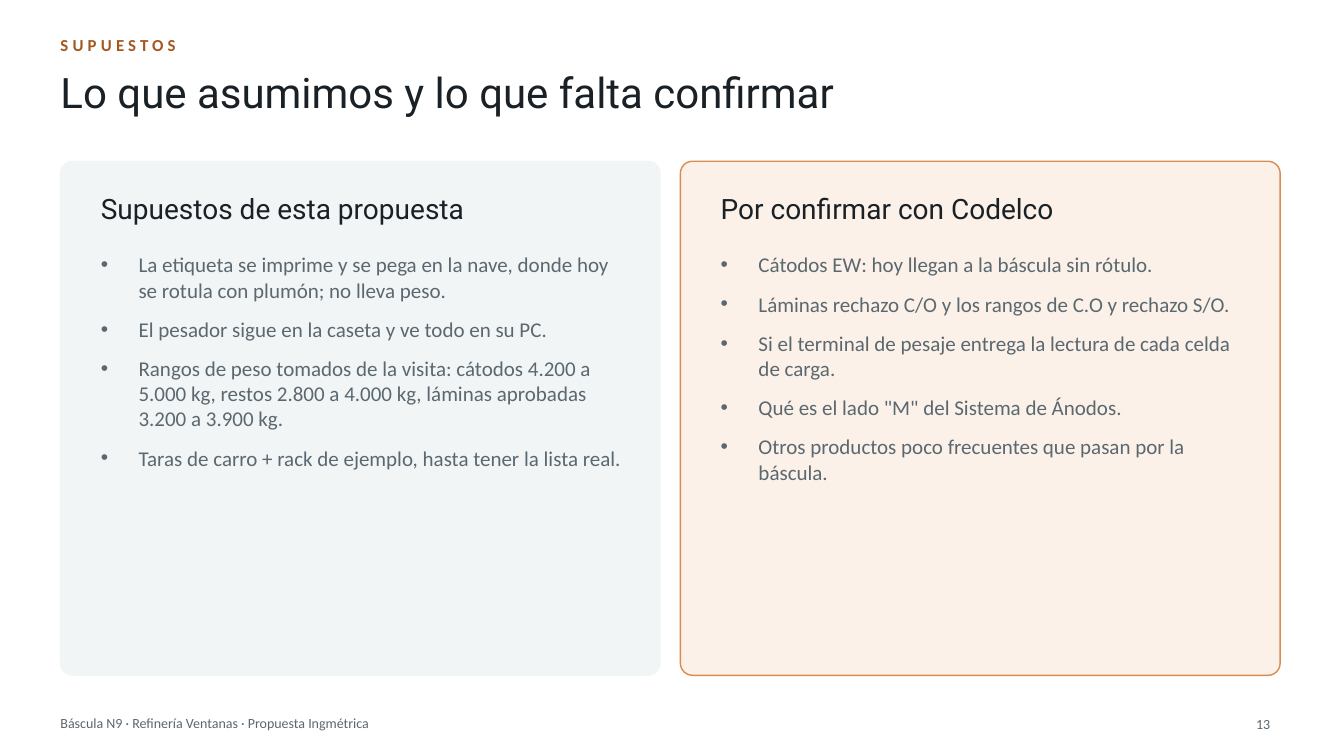
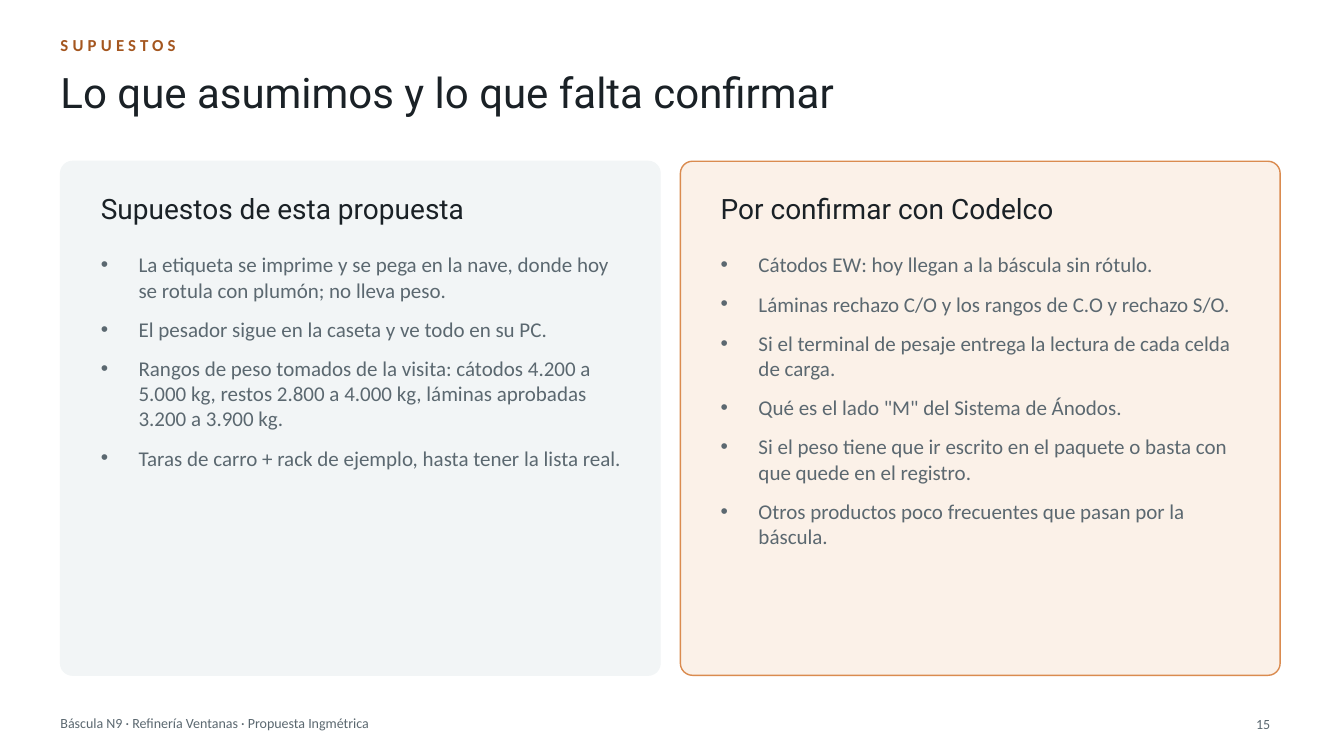
Before and after one commit to BortegaING/Codelco-Proyecto, a slide deck: slide 15 of presentacion/Bascula-N9-Ventanas.pptx (slide 13 before the commit). Drawn at 1344x756 pixels with LibreOffice and Linux fonts; fonts in the diff are those of the drawing. Boxes give left, top, right and bottom in pixels: in the first picture for what was removed or moved away, otherwise in the second. Text is boxed around its words. In the diff, an @@ line names an element or a change of style, - is before the commit and + after.

```diff
--- a/presentacion/Bascula-N9-Ventanas.pptx
+++ b/presentacion/Bascula-N9-Ventanas.pptx
@@ text at box(758, 439, 1227, 484): paragraph added @@
+• Si el peso tiene que ir escrito en el paquete o basta con que quede en el registro.
@@ page number at box(1256, 720, 1270, 729): text changed @@
-13
+15
```
Also in this commit, not shown: 1 other slide changed, 2 slides added, 23 other files.
